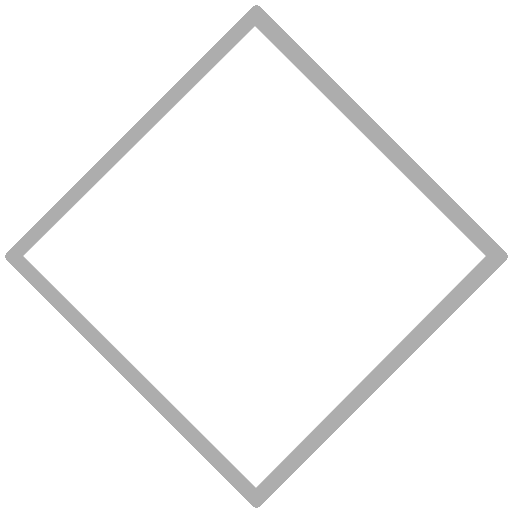
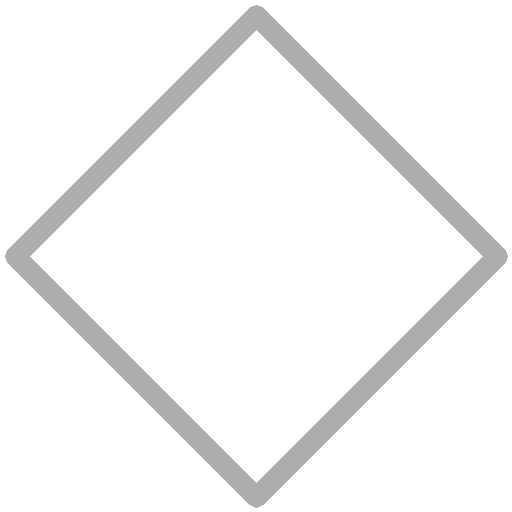
The second 512 × 512 image is a revision of the first. Changes to its layers:
painted on "IndigoSymbol.png" over [6, 6, 507, 506]
